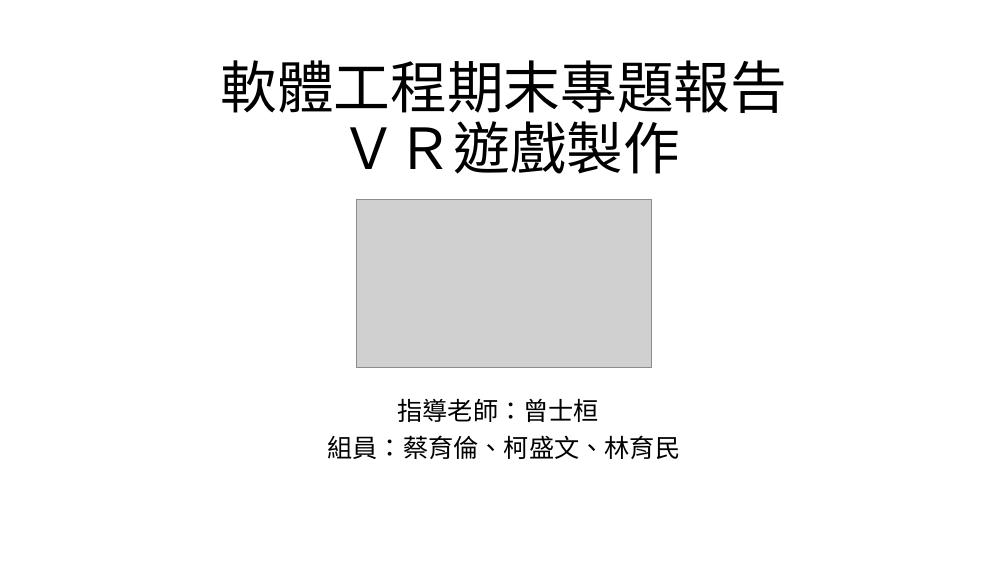
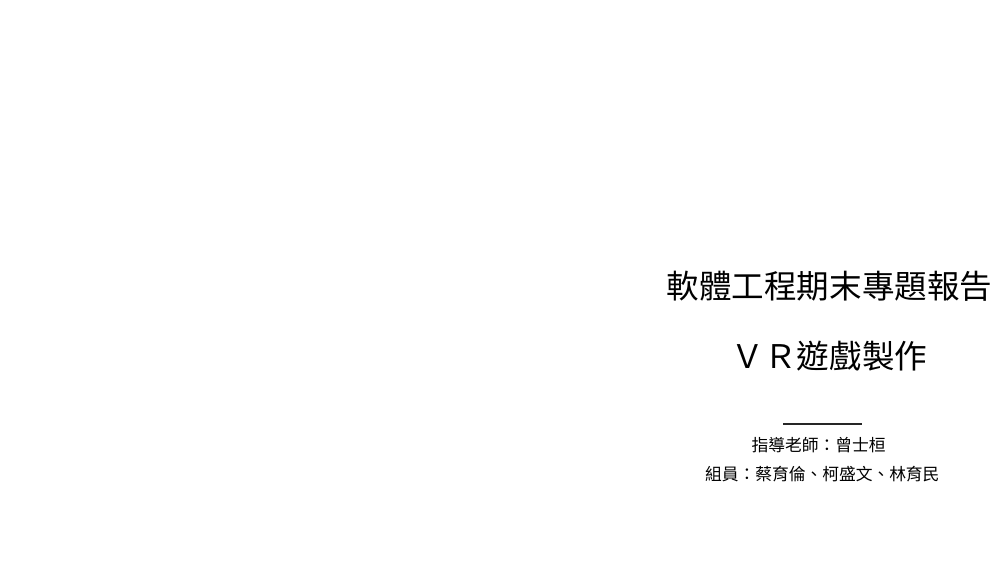
Before and after one commit to kewen0604/107_SE_Team2, a slide deck: slide 1 of 軟體工程期末專題報告.pptx. Drawn at 1008x567 pixels with LibreOffice and Linux fonts; fonts in the diff are those of the drawing; grey boxes stand for pictures; background and template pictures are left out. Boxes give left, top, right and bottom in pixels: in the first picture for what was removed or moved away, otherwise in the second. Text is boxed around its words. In the diff, an @@ line names an element or a change of style, - is before the commit and + after.

```diff
--- a/軟體工程期末專題報告.pptx
+++ b/軟體工程期末專題報告.pptx
@@ picture removed at (x1=356, y1=200, x2=651, y2=367) @@
@@ freeform shape added at (x1=619, y1=188, x2=1008, y2=567), fill #FFFFFF at 70% opacity @@
@@ title "軟體工程期末專題報告 ＶＲ遊戲製作" moved from (x1=220, y1=60, x2=787, y2=174) to (x1=667, y1=270, x2=992, y2=371) @@
@@ title "軟體工程期末專題報告 ＶＲ遊戲製作" at (x1=667, y1=270, x2=992, y2=371): size 54 to 31 pt @@
@@ subtitle "指導老師：曾士桓" moved from (x1=328, y1=398, x2=681, y2=459) to (x1=705, y1=437, x2=939, y2=482) @@
@@ subtitle "指導老師：曾士桓" at (x1=705, y1=437, x2=939, y2=482): size 24 to 16 pt @@
@@ line added from (784, 423) to (861, 423), #262626 2 pt @@
```
Also in this commit, not shown: 16 other slides changed.
